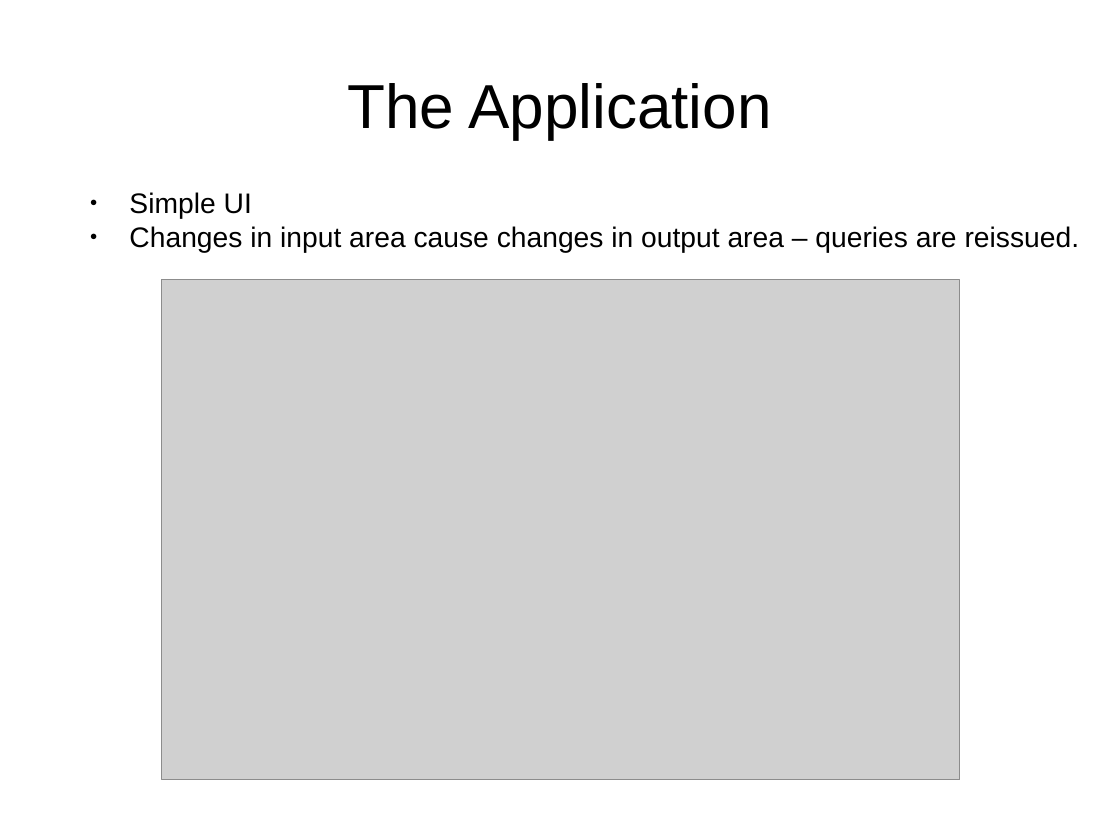
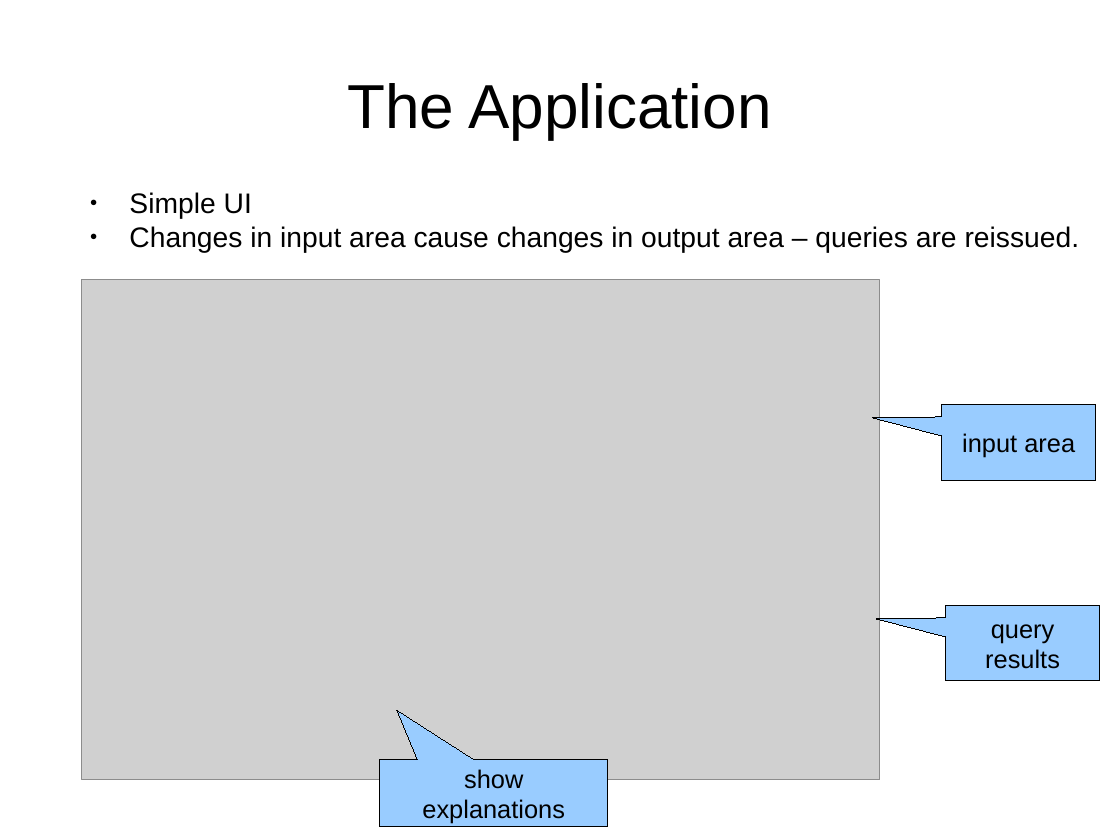
Before and after one commit to Koulio/take, a slide deck: slide 4 of RuleML2007_challenge/presentation/challenge.odp. Drawn at 1120x840 pixels with LibreOffice and Linux fonts; fonts in the diff are those of the drawing; grey boxes stand for pictures. Boxes give left, top, right and bottom in pixels: in the first picture for what was removed or moved away, otherwise in the second. Text is boxed around its words. In the diff, an @@ line names an element or a change of style, - is before the commit and + after.

```diff
--- a/RuleML2007_challenge/presentation/challenge.odp
+++ b/RuleML2007_challenge/presentation/challenge.odp
@@ picture: place and size @@
-picture at [162, 281, 959, 781]
+picture at [82, 281, 880, 781]
@@ speech box added at [942, 405, 1097, 481], fill #99CCFF, outline #000000 0 pt, 18 pt, text #000000 @@
+input area
@@ speech box added at [946, 606, 1101, 682], fill #99CCFF, outline #000000 0 pt, 18 pt, text #000000 @@
+query results
@@ speech box added at [380, 760, 609, 826], fill #99CCFF, outline #000000 0 pt, 18 pt, text #000000 @@
+show explanations
```
Also in this commit, not shown: 6 other slides changed, 3 other files.
